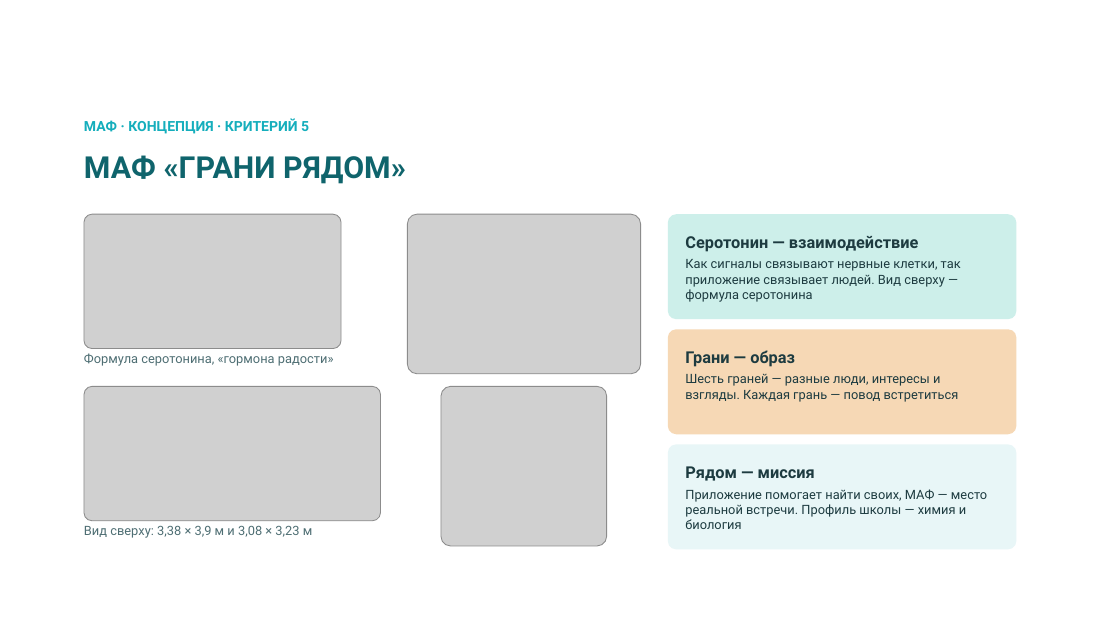
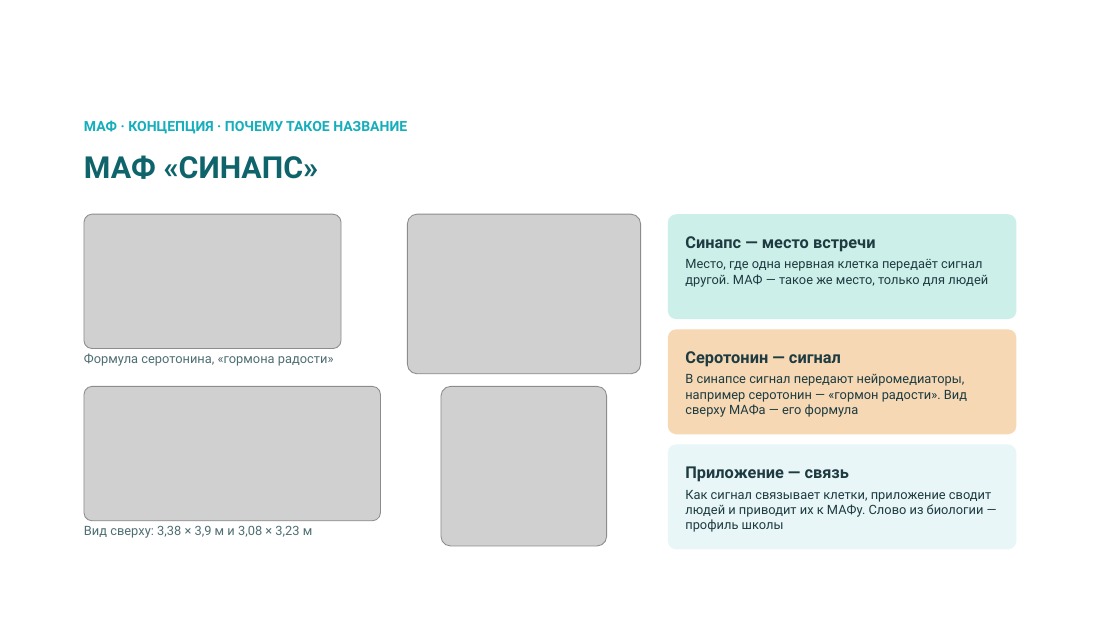
Before and after one commit to bnhogpad228/school-app, a slide deck: slide 11 of presentation/shkolny-dvor-SK-sreda.pptx (slide 10 before the commit). Drawn at 1120x630 pixels with LibreOffice and Linux fonts; fonts in the diff are those of the drawing; grey boxes stand for pictures; background and template pictures are left out. Boxes give left, top, right and bottom in pixels: in the first picture for what was removed or moved away, otherwise in the second. Text is boxed around its words. In the diff, an @@ line names an element or a change of style, - is before the commit and + after.

```diff
--- a/presentation/shkolny-dvor-SK-sreda.pptx
+++ b/presentation/shkolny-dvor-SK-sreda.pptx
@@ text at [84, 120, 407, 134]: text changed @@
-МАФ · КОНЦЕПЦИЯ · КРИТЕРИЙ 5
+МАФ · КОНЦЕПЦИЯ · ПОЧЕМУ ТАКОЕ НАЗВАНИЕ
@@ text at [84, 155, 319, 179]: text changed @@
-МАФ «ГРАНИ РЯДОМ»
+МАФ «СИНАПС»
@@ text in rounded rectangle at [685, 236, 988, 287]: text changed @@
-Серотонин — взаимодействие
-Как сигналы связывают нервные клетки, так приложение связывает людей. Вид сверху — формула серотонина
+Синапс — место встречи
+Место, где одна нервная клетка передаёт сигнал другой. МАФ — такое же место, только для людей
@@ text in rounded rectangle at [685, 351, 967, 417]: text changed @@
-Грани — образ
-Шесть граней — разные люди, интересы и взгляды. Каждая грань — повод встретиться
+Серотонин — сигнал
+В синапсе сигнал передают нейромедиаторы, например серотонин — «гормон радости». Вид сверху МАФа — его формула
@@ text in rounded rectangle at [685, 466, 991, 532]: text changed @@
-Рядом — миссия
-Приложение помогает найти своих, МАФ — место реальной встречи. Профиль школы — химия и биология
+Приложение — связь
+Как сигнал связывает клетки, приложение сводит людей и приводит их к МАФу. Слово из биологии — профиль школы
```
Also in this commit, not shown: 1 other slide changed, 2 slides added, 1 slide removed, 1 other file.
